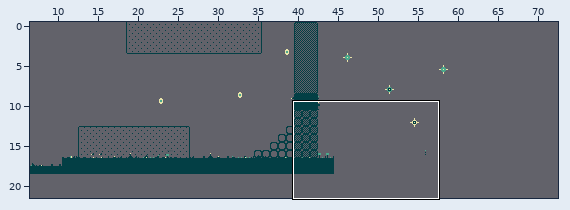
Tiled map -- main.data/level_1.tmx. The first picture is a wide view before the edit; the outline marks the close-up.
Close-up. The starting point:
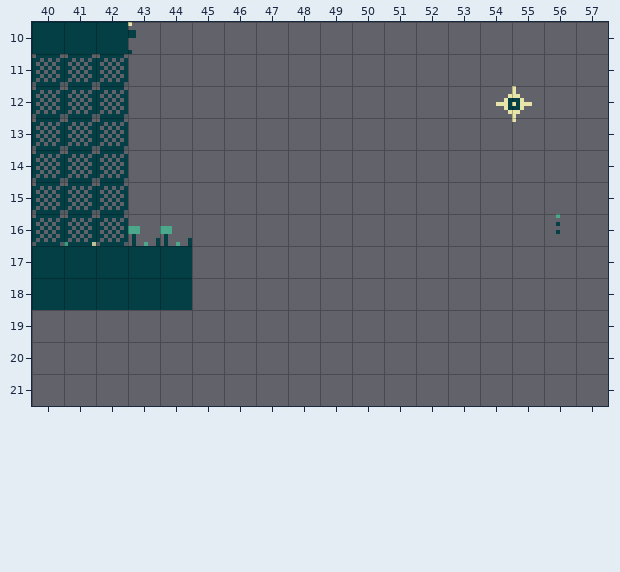
Cells are 8x8 px. Shown: x 40..57, y 10..21. The commit also changed other parts of the map, which this record leaves out.
The same view after the edit:
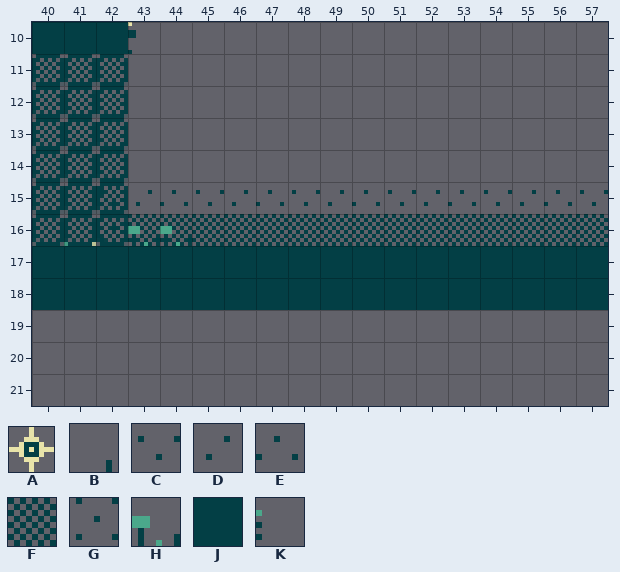
Key: from "enemies": A 2; from "tiles": B 8, C 65, D 66, E 67, F 70, G 129, H 138, J 325, K 328.
_ is an empty cell.
Objects are placed by their top-left corner, in cells (3,4 is the top-left corner of cell 3,4); size is 1x1 cell unless given.
Tiles of an added or newly shown layer are drawn over the layers below it.
Changes in this commit:
Layer "background":
There is now tile C in row 15 at x 42, 45, 48, 51, 54 and 57.
There is now tile D in row 15 at x 43, 46, 49, 52 and 55.
There is now tile E in row 15 at x 44, 47, 50, 53 and 56.
There is now tile F in row 16 at x 43 to 57.
There is now tile G in row 16 at x 42.
Layer "gameplay" (removed):
Tile B is gone in row 16 at x 42.
Tile H is gone in row 16 at x 43 to 44.
Layer "collisions" (added):
There is now tile J in rows 17 to 18 at x 45 to 57.
Layer "decoration" (added):
There is now tile B in row 16 at x 42.
There is now tile H in row 16 at x 43 to 44.
Layer "elements":
Object A at 54.5,12 size 1.1x1.1 is removed.
Object K at 56.4,15.8 is removed.
